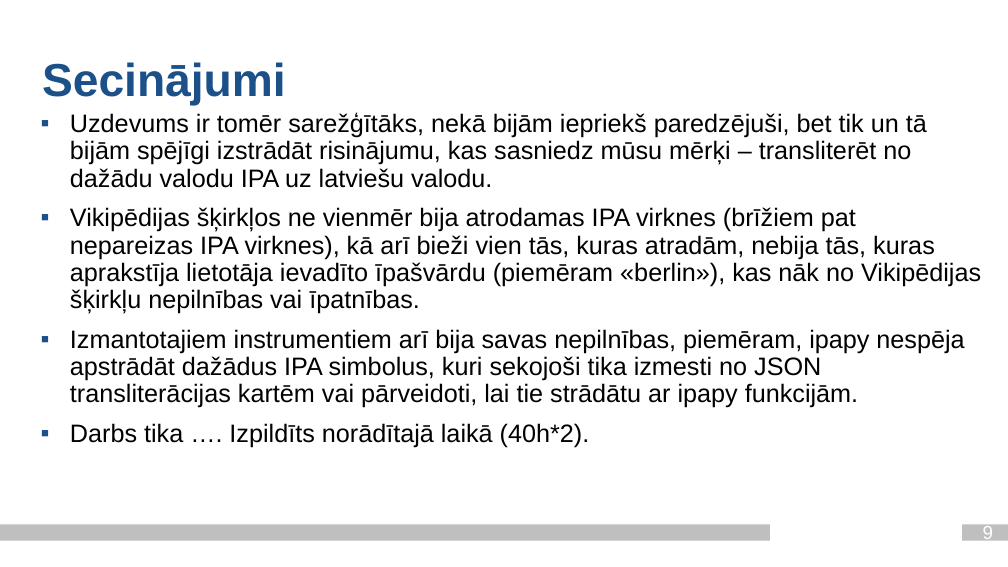
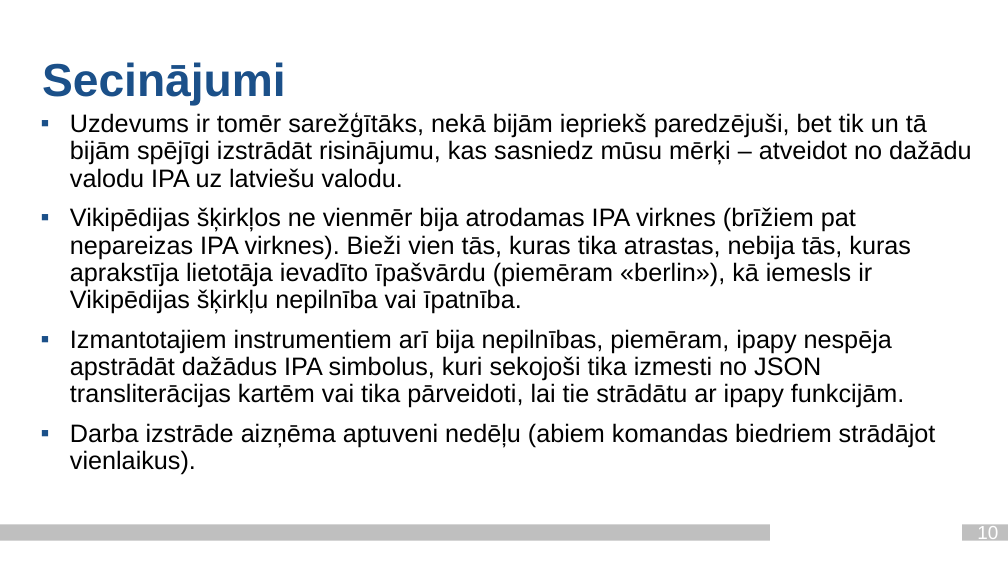
Before and after one commit to Paddlebear/valteh-ipa-translit, a slide deck: slide 10 of docs/valodasprez_2_ag21201_je21033.pptx (slide 9 before the commit). Drawn at 1008x567 pixels with LibreOffice and Linux fonts; fonts in the diff are those of the drawing; background and template pictures are left out. Boxes give left, top, right and bottom in pixels: in the first picture for what was removed or moved away, otherwise in the second. Text is boxed around its words. In the diff, an @@ line names an element or a change of style, - is before the commit and + after.

```diff
--- a/docs/valodasprez_2_ag21201_je21033.pptx
+++ b/docs/valodasprez_2_ag21201_je21033.pptx
@@ text at [70,112,972,475]: text changed @@
-▪ Uzdevums ir tomēr sarežģītāks, nekā bijām iepriekš paredzējuši, bet tik un tā bijām spējīgi izstrādāt risinājumu, kas sasniedz mūsu mērķi – transliterēt no dažādu valodu IPA uz latviešu valodu.
-▪ Vikipēdijas šķirkļos ne vienmēr bija atrodamas IPA virknes (brīžiem pat nepareizas IPA virknes), kā arī bieži vien tās, kuras atradām, nebija tās, kuras aprakstīja lietotāja ievadīto īpašvārdu (piemēram «berlin»), kas nāk no Vikipēdijas šķirkļu nepilnības vai īpatnības.
-▪ Izmantotajiem instrumentiem arī bija savas nepilnības, piemēram, ipapy nespēja apstrādāt dažādus IPA simbolus, kuri sekojoši tika izmesti no JSON transliterācijas kartēm vai pārveidoti, lai tie strādātu ar ipapy funkcijām.
-▪ Darbs tika …. Izpildīts norādītajā laikā (40h*2).
+▪ Uzdevums ir tomēr sarežģītāks, nekā bijām iepriekš paredzējuši, bet tik un tā bijām spējīgi izstrādāt risinājumu, kas sasniedz mūsu mērķi – atveidot no dažādu valodu IPA uz latviešu valodu.
+▪ Vikipēdijas šķirkļos ne vienmēr bija atrodamas IPA virknes (brīžiem pat nepareizas IPA virknes). Bieži vien tās, kuras tika atrastas, nebija tās, kuras aprakstīja lietotāja ievadīto īpašvārdu (piemēram «berlin»), kā iemesls ir Vikipēdijas šķirkļu nepilnība vai īpatnība.
+▪ Izmantotajiem instrumentiem arī bija nepilnības, piemēram, ipapy nespēja apstrādāt dažādus IPA simbolus, kuri sekojoši tika izmesti no JSON transliterācijas kartēm vai tika pārveidoti, lai tie strādātu ar ipapy funkcijām.
+▪ Darba izstrāde aizņēma aptuveni nedēļu (abiem komandas biedriem strādājot vienlaikus).
@@ page number at [977,526,998,544]: text changed @@
-9
+10
```
Also in this commit, not shown: 7 other slides changed, 1 slide added, 2 other files.
